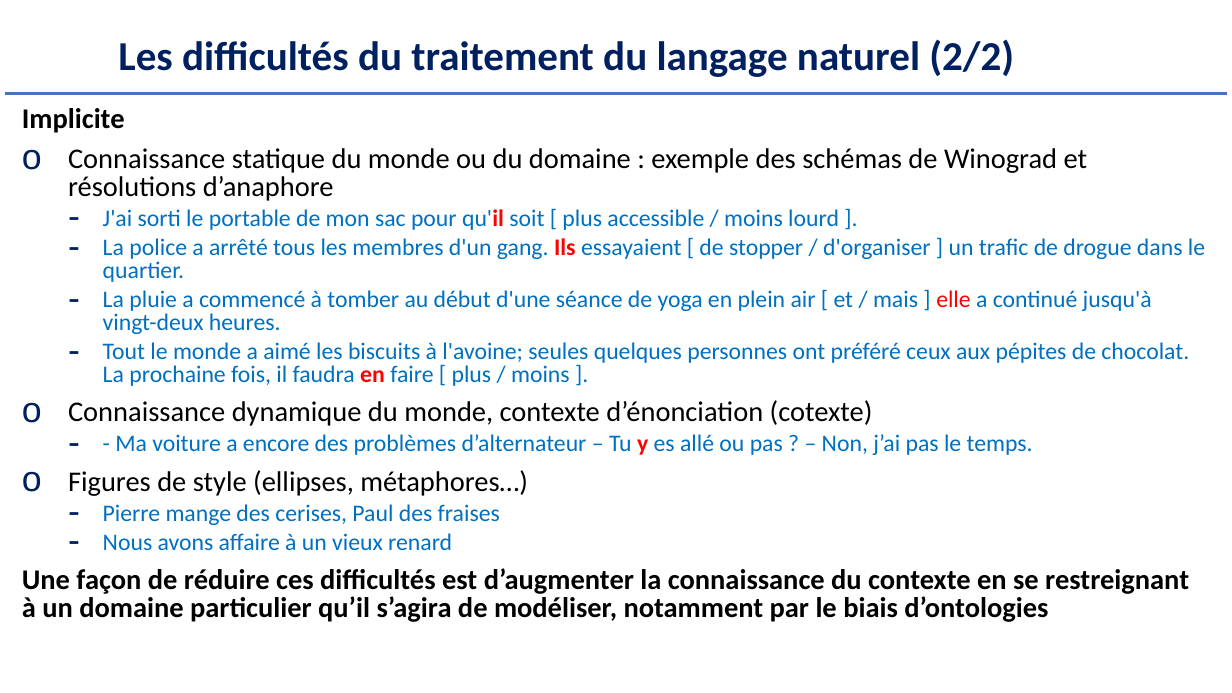
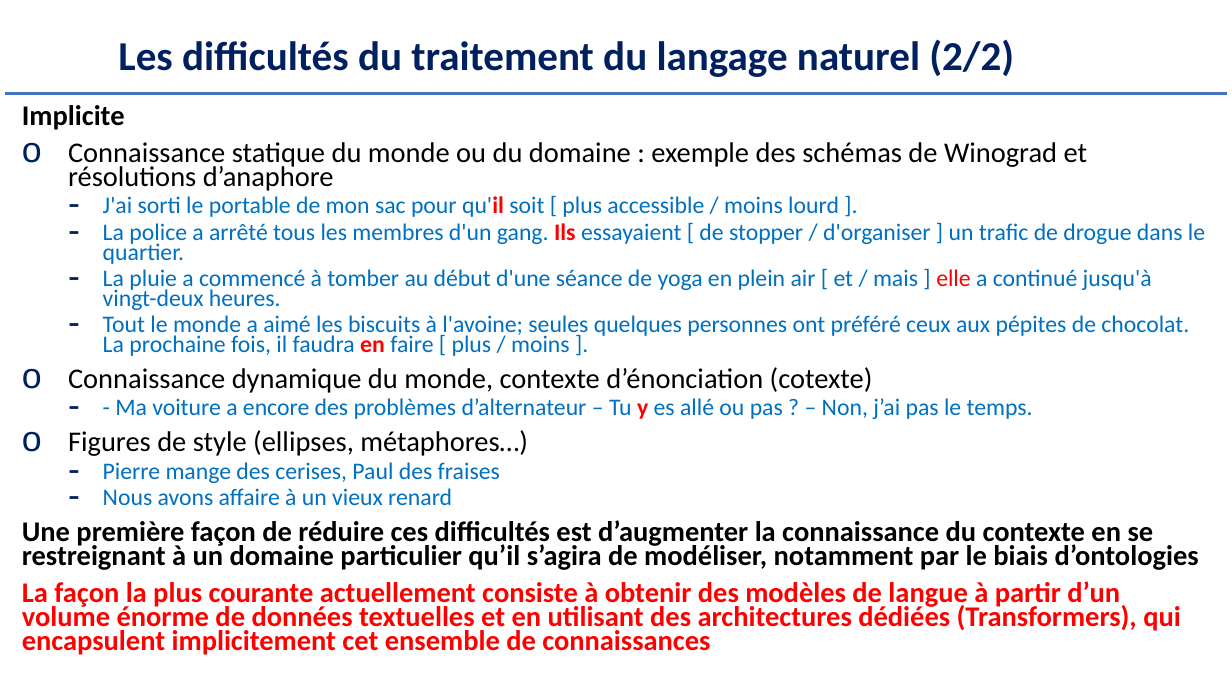
Before and after one commit to Herve-Guerin/cours-NLP-Gustave-Eiffel, a slide deck: slide 17 of Slides/NLP et Analyse Textuelle V2 - 1.pptx. Drawn at 1232x693 pixels with LibreOffice and Linux fonts; fonts in the diff are those of the drawing. Boxes give left, top, right and bottom in pixels: in the first picture for what was removed or moved away, otherwise in the second. Text is boxed around its words. In the diff, an @@ line names an element or a change of style, - is before the commit and + after.

```diff
--- a/Slides/NLP et Analyse Textuelle V2 - 1.pptx
+++ b/Slides/NLP et Analyse Textuelle V2 - 1.pptx
@@ text at (22,105,1205,505): line spacing 0.8 to 0.7 @@
@@ text at (22,520,1199,655): text changed; text colour #000000 to #FF0000 @@
-Une façon de réduire ces difficultés est d’augmenter la connaissance du contexte en se restreignant à un domaine particulier qu’il s’agira de modéliser, notamment par le biais d’ontologies
+Une première façon de réduire ces difficultés est d’augmenter la connaissance du contexte en se restreignant à un domaine particulier qu’il s’agira de modéliser, notamment par le biais d’ontologies
+La façon la plus courante actuellement consiste à obtenir des modèles de langue à partir d’un volume énorme de données textuelles et en utilisant des architectures dédiées (Transformers), qui encapsulent implicitement cet ensemble de connaissances
```
Also in this commit, not shown: 35 other slides changed, 2 slides added, 2 other files.
